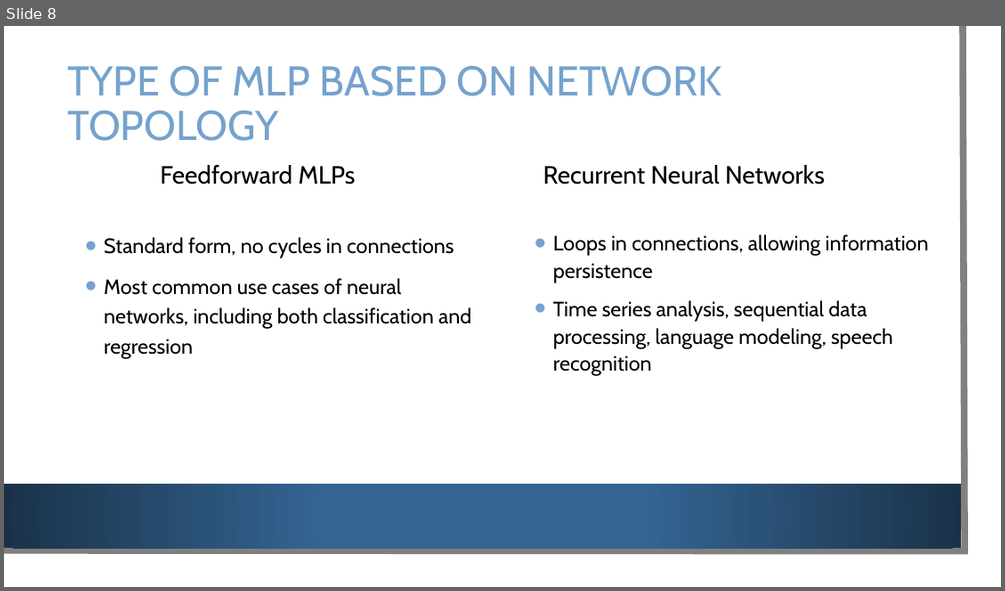
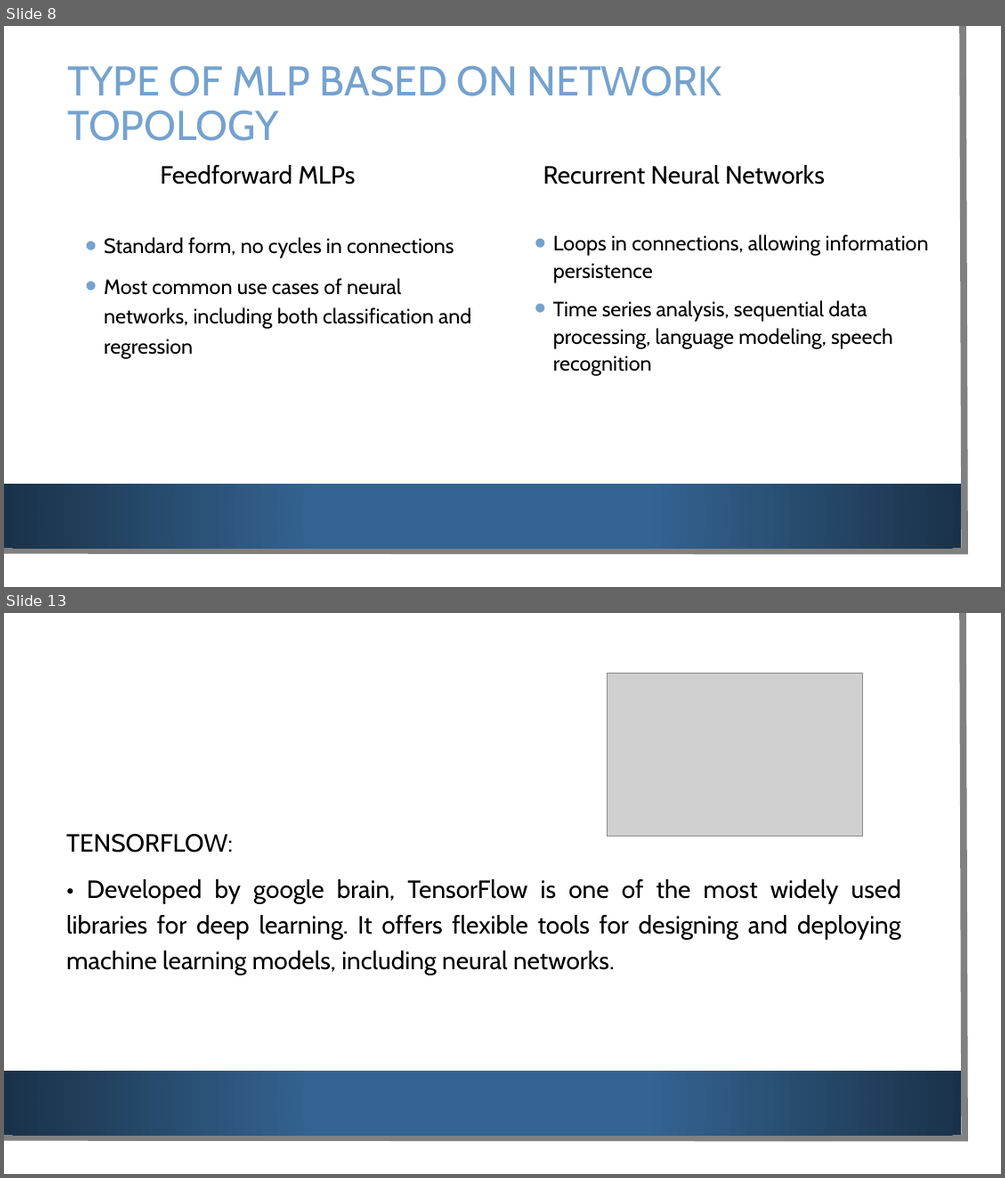
Before and after one commit to SajidMajeed92/PGD-Deep-Learning-2024, a slide deck: Lectures/MLP.pptx. Shown one above the other, each under a label of ours: slide 8 before the commit, slides 8 and 13 after it; the slides between them are not shown. The pictures are 1005x591 and 1005x1178 pixels, drawn with LibreOffice and Linux fonts; fonts in the diff are those of the drawing; grey boxes stand for pictures; background and template pictures are left out. Boxes give left, top, right and bottom in pixels: in the first picture for what was removed or moved away, otherwise in the second. Text is boxed around its words. In the diff, an @@ line names an element or a change of style, - is before the commit and + after.

```diff
--- a/Lectures/MLP.pptx
+++ b/Lectures/MLP.pptx
@@ slide 13 added at [4,613,1001,1174], background picture (left out); not listed: 3 template elements that a slide beside it also shows @@
@@ picture added at [607,673,862,836] @@
@@ text added at [66,834,901,975], 24 pt, text #000000 @@
+TENSORFLOW:
+• Developed by google brain, TensorFlow is one of the most widely used libraries for deep learning. It offers flexible tools for designing and deploying machine learning models, including neural networks.
```
Also in this commit, not shown: 7 other slides added, 1 other file.
